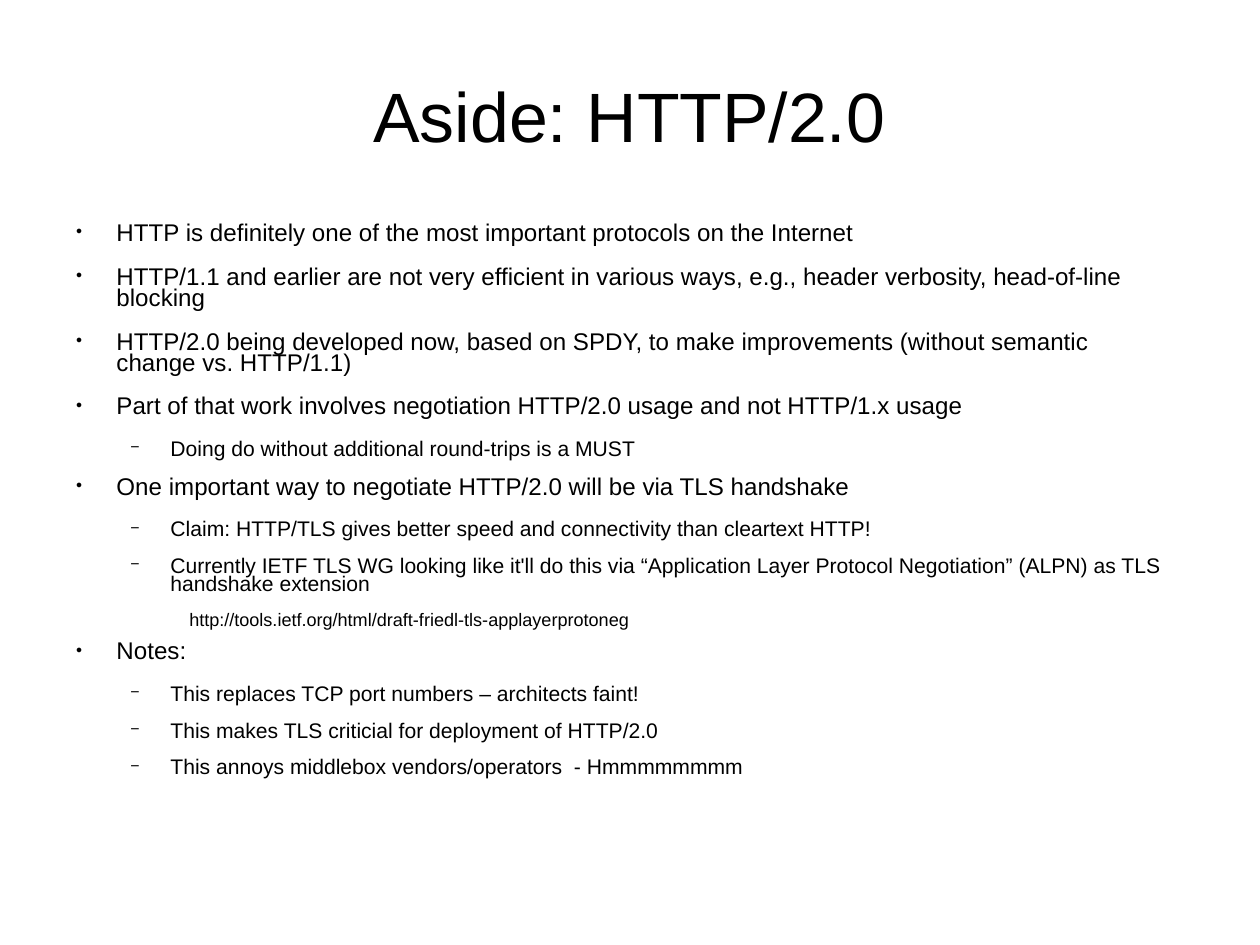
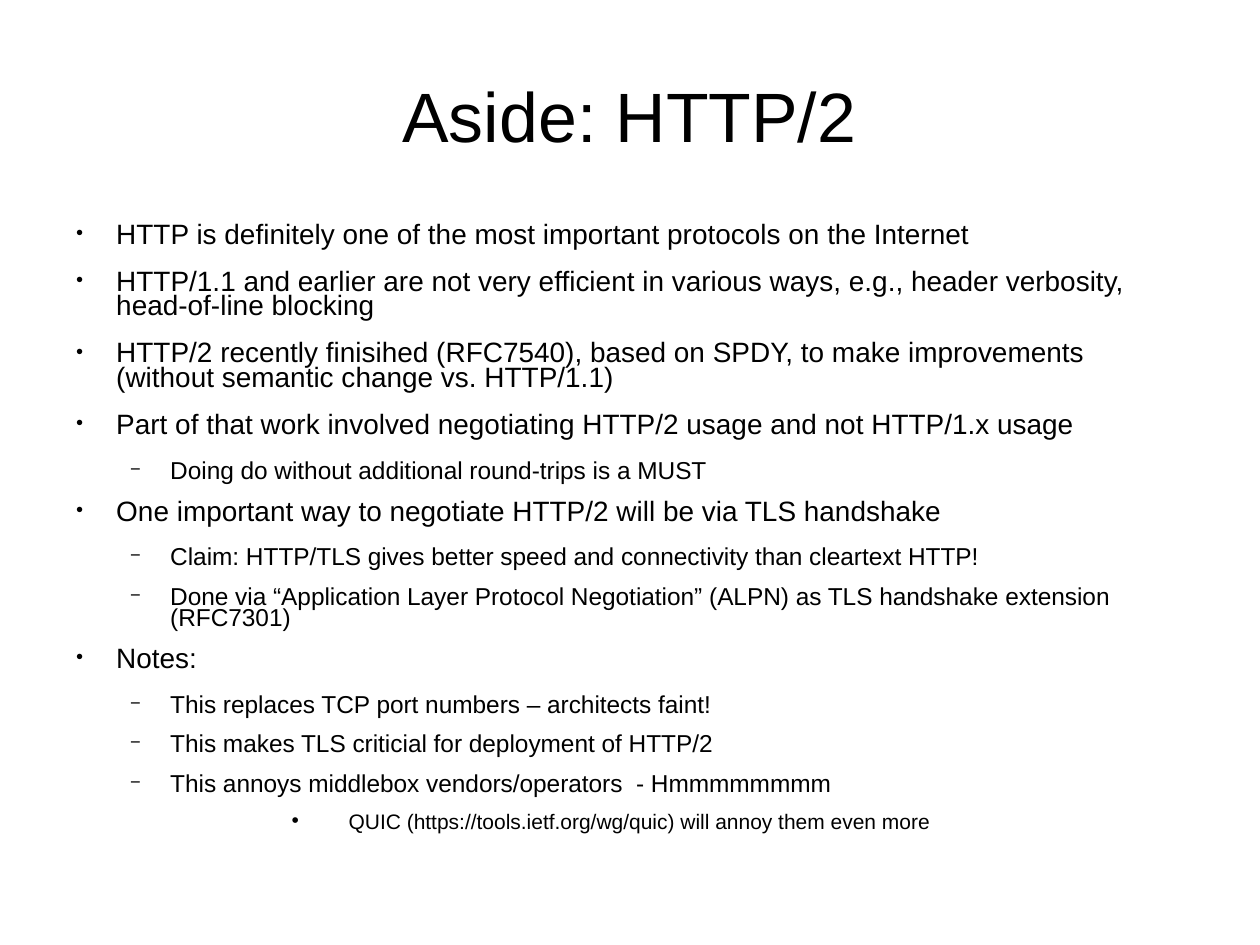
Before and after one commit to sftcd/cs7053, a slide deck: slide 19 of 2016lectures/07-tls-problems.ppt. Drawn at 1260x945 pixels with LibreOffice and Linux fonts; fonts in the diff are those of the drawing. Boxes give left, top, right and bottom in pixels: in the first picture for what was removed or moved away, otherwise in the second. Text is boxed around its words. In the diff, an @@ line names an element or a change of style, - is before the commit and + after.

```diff
--- a/2016lectures/07-tls-problems.ppt
+++ b/2016lectures/07-tls-problems.ppt
@@ title at bbox=[402, 91, 856, 143]: text changed @@
-Aside: HTTP/2.0
+Aside: HTTP/2
@@ text at bbox=[116, 223, 1124, 797]: size 15.2 to 17.6 pt in "HTTP is definitely one of the most ...", "HTTP/1.1 and earlier are not very efficient ...", "Notes:"; size 13.3 to 15.4 pt in "Doing do without additional round-trips is a ...", "Claim: HTTP/TLS gives better speed and connectivity ...", "This replaces TCP port numbers – architects ...", "This annoys middlebox vendors/operators - Hmmmmmmmm" @@
@@ text at bbox=[116, 341, 1084, 439]: text changed; size 15.2 to 17.6 pt @@
-● HTTP/2.0 being developed now, based on SPDY, to make improvements (without semantic change vs. HTTP/1.1)
-● Part of that work involves negotiation HTTP/2.0 usage and not HTTP/1.x usage
+● HTTP/2 recently finisihed (RFC7540), based on SPDY, to make improvements (without semantic change vs. HTTP/1.1)
+● Part of that work involved negotiating HTTP/2 usage and not HTTP/1.x usage
@@ text at bbox=[116, 500, 941, 526]: text changed; size 15.2 to 17.6 pt @@
-● One important way to negotiate HTTP/2.0 will be via TLS handshake
+● One important way to negotiate HTTP/2 will be via TLS handshake
@@ text at bbox=[170, 587, 1109, 631]: text changed; size 13.3 to 15.4 pt @@
-  − Currently IETF TLS WG looking like it'll do this via “Application Layer Protocol Negotiation” (ALPN) as TLS handshake extension
-    http://tools.ietf.org/html/draft-friedl-tls-applayerprotoneg
+  − Done via “Application Layer Protocol Negotiation” (ALPN) as TLS handshake extension (RFC7301)
@@ text at bbox=[170, 734, 713, 757]: text changed; size 13.3 to 15.4 pt @@
-  − This makes TLS criticial for deployment of HTTP/2.0
+  − This makes TLS criticial for deployment of HTTP/2
@@ text at bbox=[349, 813, 930, 833]: paragraph added @@
+    • QUIC (https://tools.ietf.org/wg/quic) will annoy them even more
```
Also in this commit, not shown: 1 other file.
